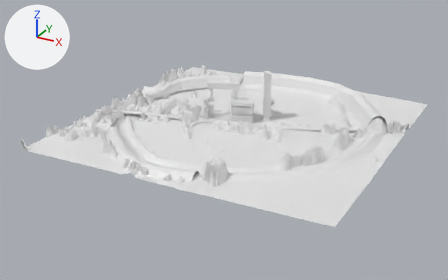
Two versions of the Blender file cyber@avebury/Assets/Graphics/Map/Map.blend, one commit apart.
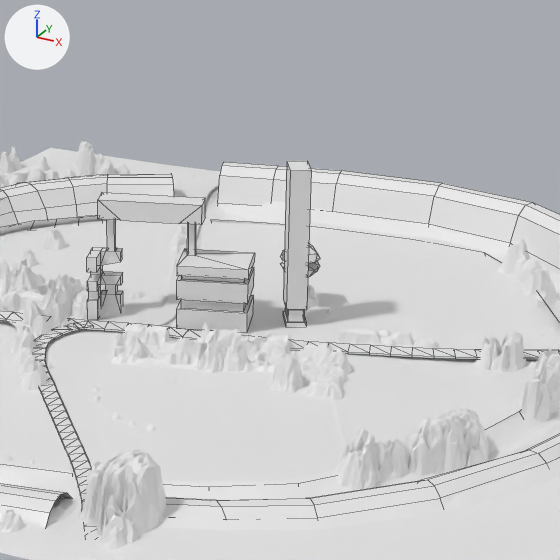
The first picture shows the older version from a 50 mm camera at (45.0, -82.1, 37.7) aimed at (1.5, -2.9, -1.9). The close-ups show both versions on the part from 40% to 77% of the width and 8% to 68% of the height of that picture; other places that the commit changed are outside them. The lights are fixed; the arrows at upper left show +X, +Y and +Z. The close-ups show mesh edges as thin lines.

The older version as bpy lines, for what is in view:
```python
me_cube_001 = bpy.data.meshes.new('Cube.001')
me_cube_001.from_pydata(...)  # 135 vertices, 148 faces; spans x 0.0..8.0, y -2.0..0.5, z 0.0..6.0
me_cube_004 = bpy.data.meshes.new('Cube.004')
me_cube_004.from_pydata([(-0.375, -0.375, 0.0), (-0.375, -0.375, 0.09), (-0.375, 0.375, 0.0), (-0.375, 0.375, 0.09), (0.375, -0.375, 0.0), (0.375, -0.375, 0.09), (0.375, 0.375, 0.0), (0.375, 0.375, 0.09)], [], [(0, 1, 3, 2), (2, 3, 7, 6), (6, 7, 5, 4), (4, 5, 1, 0), (1, 5, 3), (7, 3, 5)])
for i in [*range(0, 4)]: me_cube_004.polygons[i].use_smooth = True
me_plane = bpy.data.meshes.new('Plane')
me_plane.from_pydata(...)  # 322 vertices, 255 faces; spans x -18.0..24.3, y -21.8..23.8, z -1.3..1.9
ob_ground = bpy.data.objects.new('Ground', me_plane)
ob_ground.location = (0.0, 0.0, 0.0)
ob_pub = bpy.data.objects.new('Pub', me_cube_001)
ob_pub.location = (-4.0, 0.74, 0.0)
ob_pub.rotation_euler = (0.0, 0.0, 0.339)  # degrees (0, 0, 19)
ob_road_north = bpy.data.objects.new('Road North', me_cube_004)
ob_road_north.parent = ob_roads
ob_road_north.location = (0.0, 0.0, 0.0)
_m = ob_road_north.modifiers.new('Array', 'ARRAY')
_m.fit_type = 'FIT_CURVE'
_m.curve = ob_road_north_curve
_m.use_merge_vertices = True
_m = ob_road_north.modifiers.new('Curve', 'CURVE')
_m.object = ob_road_north_curve
# also in view: 'Road West to East' at (2.4, 2.3, 0.1); 'Road South' at (2.6, -11.5, 0.0); 'Skyscraper' at (5.6, 4.0, 4.0); 'AveburyDSM_model' at (2.8, 0.7, 1.1)
```
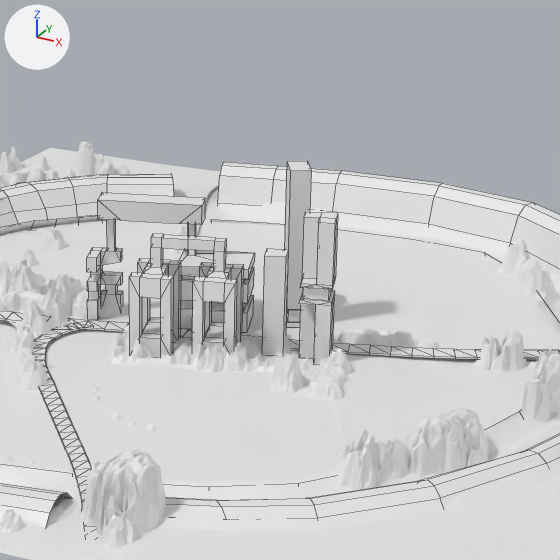
What differs and where, as boxes (x1, y1, x2, y2) in the close-ups (560 x 560 px):
```json
{"object": "Store", "change": "added", "after": [129, 234, 244, 358]}
{"object": "Medium Building", "change": "added", "after": [299, 212, 338, 365]}
{"object": "Small Building", "change": "added", "after": [262, 248, 289, 355]}
```

Edits to the scene script, one JSON object a line:
```json
{"op": "add", "block": "me_cube_009", "code": ["me_cube_009 = bpy.data.meshes.new('Cube.009')", "me_cube_009.from_pydata(...)  # 50 vertices, 60 faces; spans x -0.75..0.75, y -0.75..0.75, z 0.0..7.0"]}
{"op": "add", "block": "me_cube_008", "code": ["me_cube_008 = bpy.data.meshes.new('Cube.008')", "me_cube_008.from_pydata(...)  # a box spanning x -0.5..0.5, y -0.5..0.5, z 0.0..5.0"]}
{"op": "add", "block": "me_cube_007", "code": ["me_cube_007 = bpy.data.meshes.new('Cube.007')", "me_cube_007.from_pydata(...)  # 68 vertices, 84 faces; spans x 0.0..2.5, y -2.28..0.28, z 0.0..5.5"]}
{"op": "add", "block": "ob_medium_building", "code": ["ob_medium_building = bpy.data.objects.new('Medium Building', me_cube_009)", "ob_medium_building.location = (8.46, 0.17, 0.0)", "ob_medium_building.rotation_euler = (0.0, 0.0, 0.327)  # degrees (0, 0, 19)"]}
{"op": "add", "block": "ob_small_building", "code": ["ob_small_building = bpy.data.objects.new('Small Building', me_cube_008)", "ob_small_building.location = (6.39, 0.0, 0.0)", "ob_small_building.rotation_euler = (0.0, 0.0, 0.327)  # degrees (0, 0, 19)"]}
{"op": "add", "block": "ob_store", "code": ["ob_store = bpy.data.objects.new('Store', me_cube_007)", "ob_store.location = (2.29, -0.83, 0.0)", "ob_store.rotation_euler = (0.0, 0.0, 0.316)  # degrees (0, 0, 18)", "_m = ob_store.modifiers.new('Mirror', 'MIRROR')"]}
```
